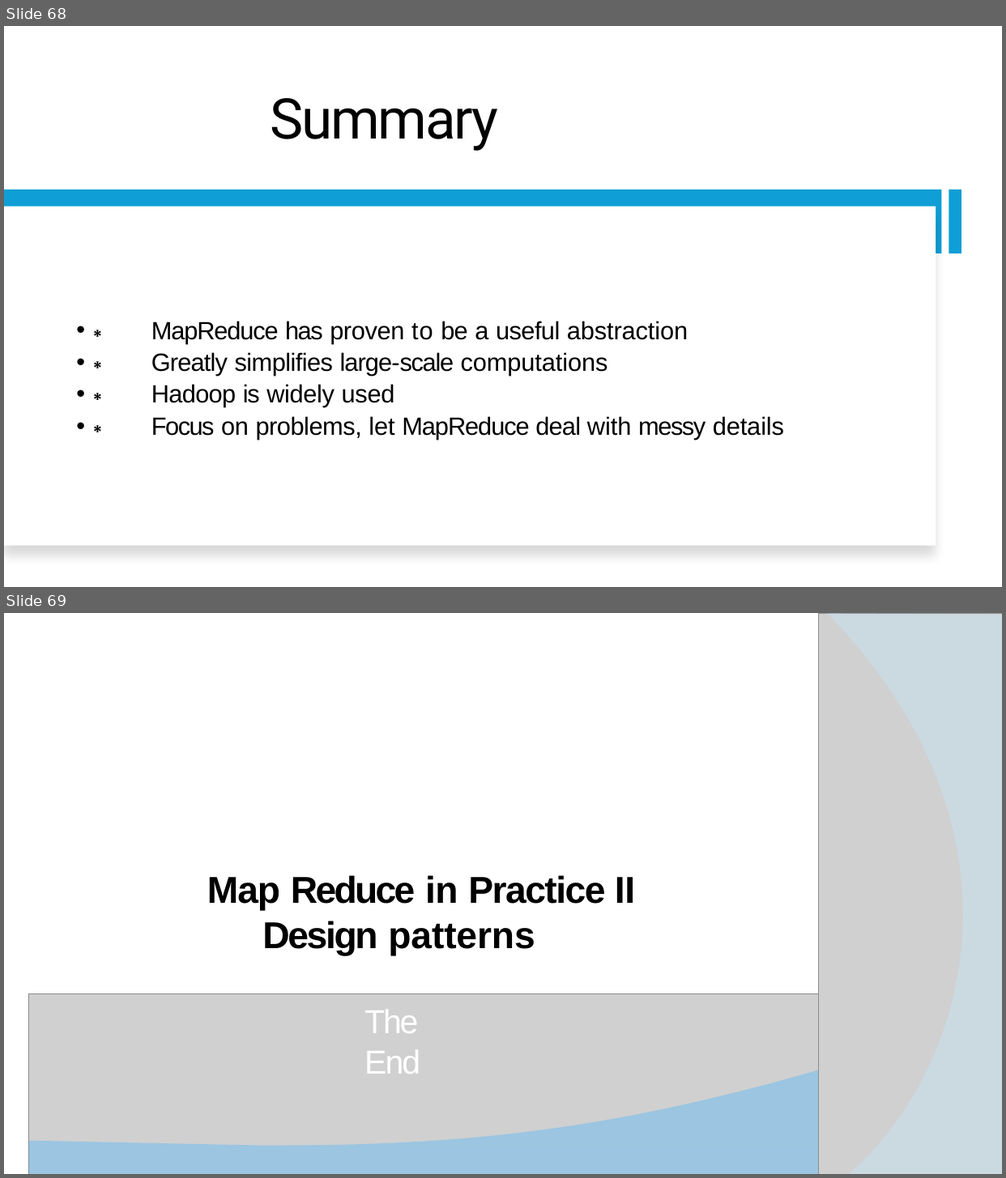
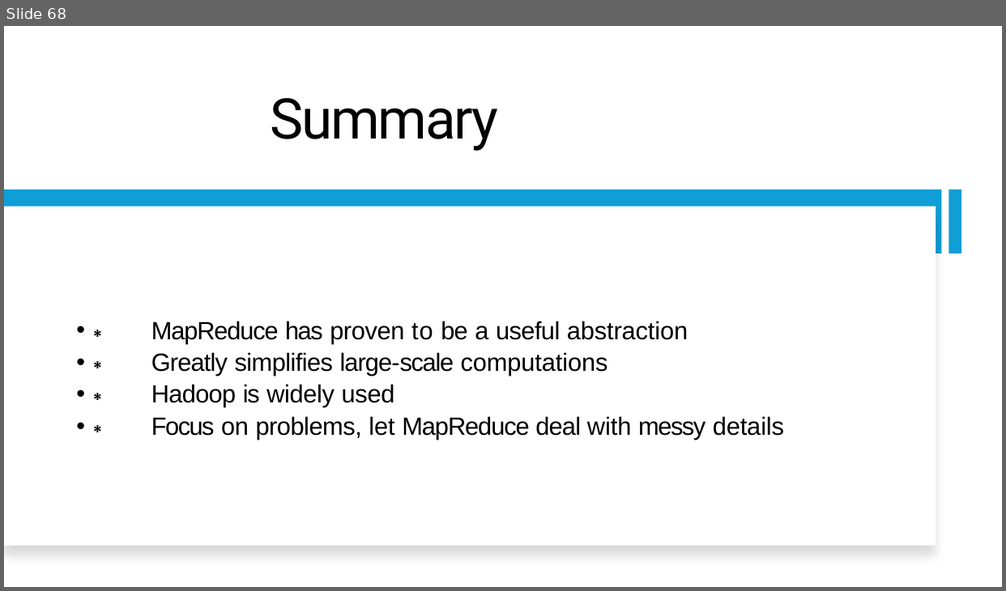
Before and after one commit to zhangyu027/UCI_Hadoop_Apache_Airflow, a slide deck: 02_Slides/M2_Hadoop_HDFS.pptx. Shown one above the other, each under a label of ours: slides 68 and 69 before the commit, slide 68 after it. The pictures are 1006x1178 and 1006x591 pixels, drawn with LibreOffice and Linux fonts; fonts in the diff are those of the drawing; grey boxes stand for pictures. Boxes give left, top, right and bottom in pixels: in the first picture for what was removed or moved away, otherwise in the second. Text is boxed around its words. In the diff, an @@ line names an element or a change of style, - is before the commit and + after.

```diff
--- a/02_Slides/M2_Hadoop_HDFS.pptx
+++ b/02_Slides/M2_Hadoop_HDFS.pptx
@@ slide 69 removed at [4,613,1002,1174], background #FFFFFF @@
@@ group removed at [28,613,1002,1174]: 6 freeform shapes, 2 pictures @@
@@ title removed at [207,875,635,956] @@
-Map Reduce in Practice II Design patterns
@@ text removed at [364,1010,420,1074] @@
-The End
```
Also in this commit, not shown: 4 slides changed, 44 other slides removed, 2 other files.
